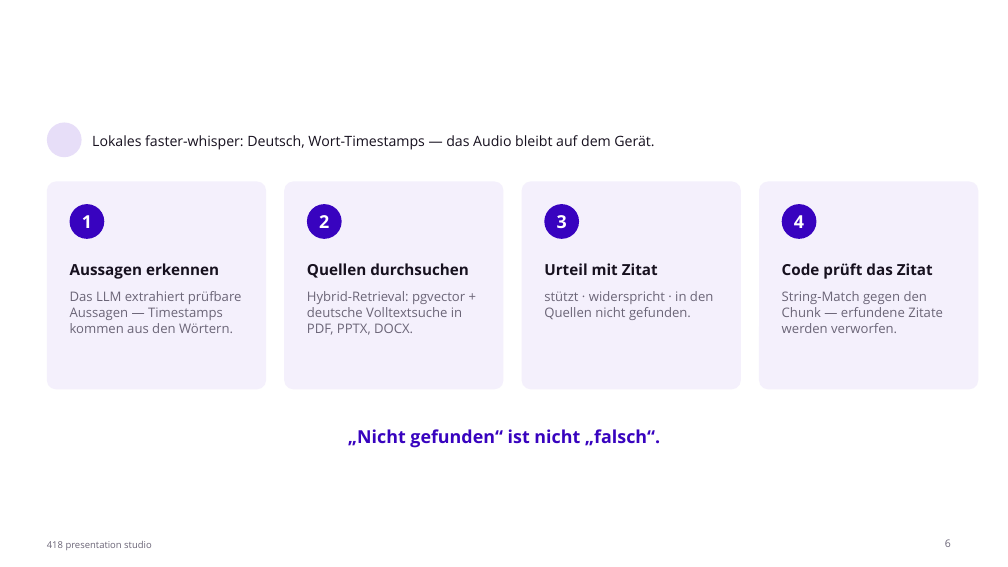
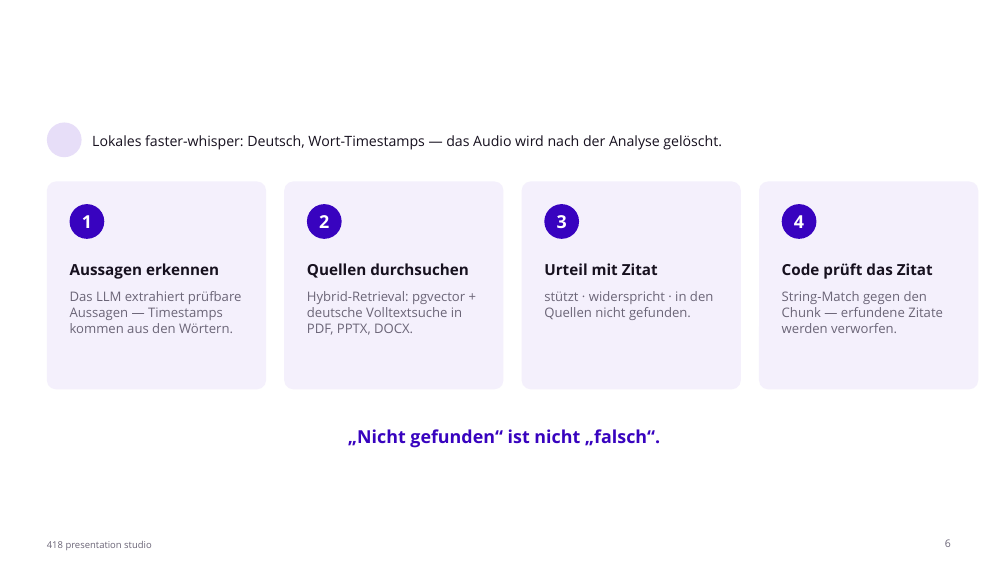
Before and after one commit to johannes3502/hackathon-fulda, a slide deck: slide 6 of pitch/PitchPractice-Pitch.pptx. Drawn at 1008x567 pixels with LibreOffice and Linux fonts; fonts in the diff are those of the drawing; background and template pictures are left out. Boxes give left, top, right and bottom in pixels: in the first picture for what was removed or moved away, otherwise in the second. Text is boxed around its words. In the diff, an @@ line names an element or a change of style, - is before the commit and + after.

```diff
--- a/pitch/PitchPractice-Pitch.pptx
+++ b/pitch/PitchPractice-Pitch.pptx
@@ text at bbox=[92, 135, 722, 150]: text changed @@
-Lokales faster-whisper: Deutsch, Wort-Timestamps — das Audio bleibt auf dem Gerät.
+Lokales faster-whisper: Deutsch, Wort-Timestamps — das Audio wird nach der Analyse gelöscht.
```
Also in this commit, not shown: 7 other slides changed, 14 other files.
